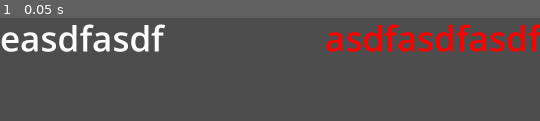
Above: before the commit, frame 1.
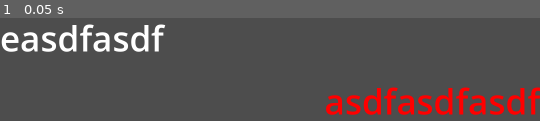
Above: after the commit, the same moment.

Repository: mazilimka/Dream-Flashcards
Game: Godot game, scene res://Words/Word/word.tscn
Same seed, same stepped clock (60 frames per second), same inputs: the game is played once before the commit and once after it. This scene is started directly instead of the project's main scene.
Inputs:
- Up to frame 1 (0.05 s): no input

The runs differ from the first frame. In frame 1, 9.1% of the frame differs, in the area x 60-100%, y 5-95%.

Commit message:
The problem with saving words is solved

Diff:
--- a/Autoloads/Global.gd
+++ b/Autoloads/Global.gd
@@ -14,6 +14,12 @@
 
 
 func save_to_file(word: String, translation: String):
+	if not FileAccess.file_exists(SAVE_FILE):
+		var file = FileAccess.open(SAVE_FILE, FileAccess.WRITE)
+		if file == null:
+			printerr('Error creating the file. Code {0}'.format([FileAccess.get_open_error()]))
+			return
+
 	var file = FileAccess.open(SAVE_FILE, FileAccess.READ_WRITE)
 	if file == null:
 		printerr('Save failed with error code {0}'.format([FileAccess.get_open_error()]))
--- a/WordList/word_list.gd
+++ b/WordList/word_list.gd
@@ -15,6 +15,6 @@
 
 
 func add_word(word: String, translation: String):
-	var word_instant : HBoxContainer = word_scene.instantiate()
+	var word_instant : VBoxContainer = word_scene.instantiate()
 	word_instant.set_word(word, translation)
 	add_child(word_instant, true)
--- a/WordListScreen/words_list_screen.gd
+++ b/WordListScreen/words_list_screen.gd
@@ -2,6 +2,12 @@
 
 @onready var word_list: VBoxContainer = %WordList
 
+
+
+func _init() -> void:
+	OS.request_permission('write_user_dictionary')
+	OS.request_permission('read_user_dictionary')
+	OS.request_permissions()
 
 
 func _ready() -> void:
--- a/Words/Word/word.gd
+++ b/Words/Word/word.gd
@@ -1,16 +1,17 @@
-extends HBoxContainer
+extends VBoxContainer
 
 
 const RND_COLORS := [
 	Color.RED,
 	Color.ALICE_BLUE,
-	Color.AQUA,
 	Color.BLUE,
 	Color.PINK,
 	Color.CORAL,
 	Color.CHOCOLATE,
 	Color.CRIMSON,
-	Color.DARK_SALMON
+	Color.DARK_SALMON,
+	Color.AQUA,
+	Color.CHARTREUSE
 ]
 
 
@@ -23,5 +24,4 @@
 func set_word(word: String, translation: String):
 	%Name.text = word
 	%Translation.text = translation
-
 	%Translation.modulate = RND_COLORS.pick_random()
--- a/Words/Word/word.tscn
+++ b/Words/Word/word.tscn
@@ -5,19 +5,21 @@
 [sub_resource type="LabelSettings" id="LabelSettings_70mah"]
 font_size = 70
 
-[node name="Word" type="HBoxContainer"]
+[node name="Word" type="VBoxContainer"]
 anchors_preset = 10
 anchor_right = 1.0
-offset_bottom = 23.0
+offset_bottom = 196.0
 grow_horizontal = 2
 size_flags_horizontal = 3
 size_flags_vertical = 10
+theme_override_constants/separation = 30
 script = ExtResource("1_57q1l")
 
 [node name="Name" type="Label" parent="."]
 unique_name_in_owner = true
 layout_mode = 2
 size_flags_horizontal = 2
+size_flags_vertical = 6
 text = "easdfasdf"
 label_settings = SubResource("LabelSettings_70mah")
 
@@ -26,5 +28,6 @@
 modulate = Color(1, 0, 0, 1)
 layout_mode = 2
 size_flags_horizontal = 10
+size_flags_vertical = 2
 text = "asdfasdfasdf"
 label_settings = SubResource("LabelSettings_70mah")
--- a/project.godot
+++ b/project.godot
@@ -30,5 +30,6 @@
 
 [rendering]
 
-renderer/rendering_method="mobile"
+renderer/rendering_method="gl_compatibility"
+renderer/rendering_method.mobile="gl_compatibility"
 textures/vram_compression/import_etc2_astc=true
Not shown, changed: export_presets.cfg
